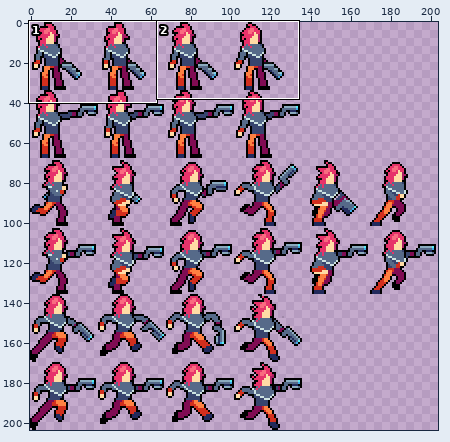
Two versions of one sprite sheet, vs/Project/character.png. Above: a wide view before the commit, with the close-up outlined.
Close-up. Old version:
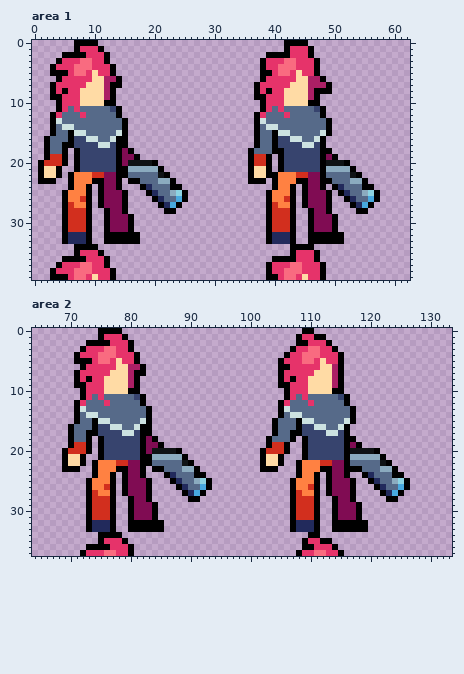
The file is 204x204 pixels. Pixels under 10% opacity are left out. Colours within 5 levels of each other are drawn and written as one. Shown: area 1: x 0..62, y 0..39; area 2: x 64..133, y 0..37.
After:
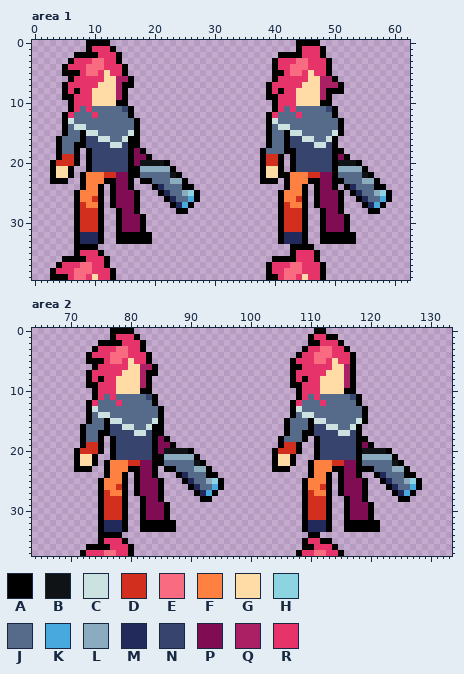
Palette (. is transparent): A #000000  B #0f1315  C #cce2e1  D #d22f1e  E #f96b80  F #ff8142  G #ffdba5  H #8cd4e2  J #566a89  K #48a9df  L #8babbf  M #222a5c  N #37446e  P #800c53  Q #ab1f65  R #e6336a
Change:
Area 1:
y 0: x 7..8 AA -> ..; x 11..12 .. -> AA; x 42..43 AA -> ..; x 46..47 .. -> AA
y 1: x 7..9 ARR -> ..A; x 11..13 A.. -> RRA; x 42..44 ARR -> ..A; x 46..48 A.. -> RRA
y 2: x 5..6 AA -> ..; x 9..10 RR -> AA; x 12..14 A.. -> RRA; x 39..40 AA -> ..; x 43..44 RR -> AA; x 46..48 A.. -> RRA
y 3: x 4..6 ARR -> ..A; x 8..14 EERRA.. -> RREERRA; x 38..40 ARR -> ..A; x 42..45 EERR -> RREE; x 47..49 A.. -> RRA
y 4: x 3..5 ARR -> ..A; x 7..8 EE -> RR; x 10..11 RR -> EE; x 13..15 A.. -> RRA; x 38..42 ARREE -> ..ARR; x 44..45 RR -> EE; x 47..49 A.. -> RRA
y 5: x 3..4 AA -> ..; x 6..10 REERG -> AAREE; x 12..15 RA.. -> GRRA; x 38..44 AAREERG -> ..AAREE; x 46..49 RA.. -> GRRA
y 6: x 4..6 ARR -> ..A; x 10..16 GGQQA.. -> RRGGQQA; x 38..40 ARR -> ..A; x 44..50 GGQQA.. -> RRGGQQA
y 7: x 3..5 ARR -> ..A; x 9..10 GG -> RR; x 12..16 QAA.. -> GGQAA; x 37..39 ARR -> ..A; x 43..44 GG -> RR; x 46..47 QQ -> GG; x 49..51 A.. -> QQA
y 8: x 3..4 AR -> ..; x 7..9 RGG -> ARR; x 12..15 QA.. -> GGQA; x 37..38 AR -> ..; x 41..43 RGG -> ARR; x 46..48 QAA -> GGQ; x 50..51 .. -> AA
y 9: x 3..6 AARR -> ..AA; x 8..9 GG -> RR; x 12..15 QA.. -> GGQA; x 37..40 AARR -> ..AA; x 42..43 GG -> RR; x 46..49 QA.. -> GGQA
y 10: x 4..6 ARR -> ..A; x 8..9 GG -> RR; x 12..15 AA.. -> GGAA; x 38..40 ARR -> ..A; x 42..43 GG -> RR; x 46..49 AA.. -> GGAA
y 11: x 4..6 ARJ -> ..A; x 9 J -> R; x 13..16 NA.. -> JJNA; x 38..40 ARJ -> ..A; x 43 J -> R; x 47..50 NA.. -> JJNA
y 12: x 3..6 ARJJ -> ..AR; x 8 R -> J; x 10 J -> R; x 14..16 A.. -> JJA; x 37..40 ARJJ -> ..AR; x 42 R -> J; x 44 J -> R; x 48..50 A.. -> JJA
y 13: x 3..6 ACJJ -> ..AC; x 15..17 A.. -> JJA; x 37..40 ACJJ -> ..AC; x 49..51 A.. -> JJA
y 14: x 3..8 AJCCJJ -> ..AJCC; x 15..17 A.. -> JJA; x 37..42 AJCCJJ -> ..AJCC; x 49..51 A.. -> JJA
y 15: x 3..10 AJJACCJJ -> ..AJJACC; x 14..17 CA.. -> JJCA; x 37..44 AJJACCJJ -> ..AJJACC; x 48..51 CA.. -> JJCA
y 16: x 2..4 AJJ -> ..A; x 6..17 ANNCCJJCAA.. -> JJANNCCJJCAA; x 37..50 AJJANNCCJJCA.. -> ..AJJANNCCJJCA
y 17: x 2..8 AJJAANN -> ..AJJAA; x 11..17 CCNAA.. -> NNCCNAA; x 37..42 AJJANN -> ..AJJA; x 45..50 CCNA.. -> NNCCNA
y 18: x 2..6 AJJA. -> ..AJJ; x 8..9 NN -> .A; x 14..15 AP -> NN; x 17..18 .. -> PA; x 36..38 AJJ -> ..A; x 40..43 AANN -> JJAA; x 48..51 AA.. -> NNAA
y 19: x 2..6 ADDA. -> ..ADD; x 8..9 NN -> .A; x 14..19 APPA.. -> NNAPPA; x 36..40 ADDA. -> ..ADD; x 42..43 NN -> .A; x 48..49 AP -> NN; x 51..52 .. -> PA
y 20: x 1..3 ADD -> ..A; x 5..6 A. -> DD; x 8..9 NN -> .A; x 14..17 APBB -> NNAP; x 20..22 A.. -> BBA; x 36..40 ADDA. -> ..ADD; x 42..43 NN -> .A; x 48..50 ABB -> NNA; x 52..54 A.. -> BBA
y 21: x 1..9 AGGA..ANN -> ..AGGA..A; x 14..17 AALL -> NNAA; x 21..23 A.. -> LLA; x 36..40 AGGA. -> ..AGG; x 42..43 NN -> .A; x 48..50 ALL -> NNA; x 53..55 A.. -> LLA
y 22: x 1..5 AGGA. -> ..AGG; x 7..8 FF -> .A; x 10..17 DDPPAAJJ -> FFDDPPAA; x 21..24 BA.. -> JJBA; x 36..42 AGGAAFF -> ..AGGAA; x 44..50 DDPPAJJ -> FFDDPPA; x 53..56 BA.. -> JJBA
y 23: x 1..2 AA -> ..; x 4..8 ..AFF -> AA..A; x 10..15 AAPPA. -> FFAAPP; x 17..19 AJJ -> .AA; x 21..25 LLA.. -> JJLLA; x 36..37 AA -> ..; x 39 . -> A; x 41..42 FF -> .A; x 44..51 AAPPAAJJ -> FFAAPPAA; x 53..57 LLA.. -> JJLLA
y 24: x 6..10 AFFA. -> ..AFF; x 12..16 PPA.. -> .APPA; x 18..21 AMJJ -> ..AM; x 23..26 AA.. -> JJAA; x 40..44 AFFA. -> ..AFF; x 46..49 PPA. -> .APP; x 51..53 MJJ -> .AM; x 55..58 AA.. -> JJAA
y 25: x 5..7 AFF -> ..A; x 9..10 A. -> FF; x 12..13 PP -> .A; x 15..17 A.. -> PPA; x 19..27 AMJJLHA.. -> ..AMJJLHA; x 39..41 AFF -> ..A; x 43..44 A. -> FF; x 46..47 PP -> .A; x 49..50 A. -> PP; x 52..59 MJJLHA.. -> .AMJJLHA
y 26: x 5..10 AFFDA. -> ..AFFD; x 12..13 PP -> .A; x 15..17 A.. -> PPA; x 20..27 AMJJKA.. -> ..AMJJKA; x 39..44 AFFDA. -> ..AFFD; x 46..47 PP -> .A; x 49..59 A..AMJJKA.. -> PPA..AMJJKA
y 27: x 5..10 ADFFA. -> ..ADFF; x 12..13 PP -> .A; x 15..17 A.. -> PPA; x 21..26 AMKA.. -> ..AMKA; x 39..44 ADFFA. -> ..ADFF; x 46..47 PP -> .A; x 49..51 A.. -> PPA; x 53..58 AMKA.. -> ..AMKA
y 28: x 5..7 ADD -> ..A; x 9..17 A..APPA.. -> DDA..APPA; x 22..25 AA.. -> ..AA; x 39..41 ADD -> ..A; x 43..51 A..APPA.. -> DDA..APPA; x 54..57 AA.. -> ..AA
y 29..31: x 5..7 ADD -> ..A; x 9..14 A..APP -> DDA..A; x 16..18 A.. -> PPA; x 39..41 ADD -> ..A; x 43..48 A..APP -> DDA..A; x 50..52 A.. -> PPA
y 32..33: x 5..7 AMM -> ..A; x 9..13 A..AA -> MMA..; x 18..19 .. -> AA; x 39..41 AMM -> ..A; x 43..47 A..AA -> MMA..; x 52..53 .. -> AA
Area 2:
y 0: x 75..76 AA -> ..; x 79..80 .. -> AA; x 109..112 AA.. -> ..AA
y 1: x 75..77 ARR -> ..A; x 79..81 A.. -> RRA; x 108..114 ARRAA.. -> ..ARRAA
y 2: x 73..74 AA -> ..; x 77..78 RR -> AA; x 80..82 A.. -> RRA; x 108..111 AARR -> ..AA; x 113..115 A.. -> RRA
y 3: x 72..74 ARR -> ..A; x 76..82 EERRA.. -> RREERRA; x 107..116 ARREERRA.. -> ..ARREERRA
y 4: x 71..73 ARR -> ..A; x 75..76 EE -> RR; x 78..79 RR -> EE; x 81..83 A.. -> RRA; x 106..110 ARREE -> ..ARR; x 112..113 RR -> EE; x 115..117 A.. -> RRA
y 5: x 71..72 AA -> ..; x 74..78 REERG -> AAREE; x 80..83 RA.. -> GRRA; x 105..107 ARR -> ..A; x 109..112 EERG -> RREE; x 114..117 RA.. -> GRRA
y 6: x 72..74 ARR -> ..A; x 78..84 GGQQA.. -> RRGGQQA; x 105..108 AARR -> ..AA; x 112..117 GGQA.. -> RRGGQA
y 7: x 71..73 ARR -> ..A; x 77..78 GG -> RR; x 80..84 QAA.. -> GGQAA; x 105..107 ARR -> ..A; x 111..112 GG -> RR; x 114..117 QA.. -> GGQA
y 8: x 71..72 AR -> ..; x 75..77 RGG -> ARR; x 80..83 QA.. -> GGQA; x 105..106 AR -> ..; x 109..111 RGG -> ARR; x 114..117 QA.. -> GGQA
y 9: x 71..74 AARR -> ..AA; x 76..77 GG -> RR; x 80..83 QA.. -> GGQA; x 105..108 AARR -> ..AA; x 110..111 GG -> RR; x 114..117 QA.. -> GGQA
y 10: x 72..74 ARR -> ..A; x 76..77 GG -> RR; x 80..83 AA.. -> GGAA; x 106..108 ARR -> ..A; x 110..111 GG -> RR; x 114..117 AA.. -> GGAA
y 11: x 72..74 ARJ -> ..A; x 77 J -> R; x 81..84 NA.. -> JJNA; x 106..108 ARJ -> ..A; x 111 J -> R; x 115..118 NA.. -> JJNA
y 12: x 71..74 ARJJ -> ..AR; x 76 R -> J; x 78 J -> R; x 82..84 A.. -> JJA; x 105..108 ARJJ -> ..AR; x 110 R -> J; x 112 J -> R; x 116..118 A.. -> JJA
y 13: x 71..74 ACJJ -> ..AC; x 83..85 A.. -> JJA; x 105..108 ACJJ -> ..AC; x 117..119 A.. -> JJA
y 14: x 71..76 AJCCJJ -> ..AJCC; x 83..85 A.. -> JJA; x 105..110 AJCCJJ -> ..AJCC; x 117..119 A.. -> JJA
y 15: x 71..78 AJJACCJJ -> ..AJJACC; x 82..85 CA.. -> JJCA; x 104..106 AJJ -> ..A; x 108..112 ACCJJ -> JJACC; x 116..119 CA.. -> JJCA
y 16: x 70..72 AJJ -> ..A; x 74..85 ANNCCJJCAA.. -> JJANNCCJJCAA; x 104..106 AJJ -> ..A; x 108..118 ANNCCJJCA.. -> JJANNCCJJCA
y 17: x 70..76 AJJAANN -> ..AJJAA; x 79..85 CCNAA.. -> NNCCNAA; x 104..110 AJJAANN -> ..AJJAA; x 113..118 CCNA.. -> NNCCNA
y 18: x 70..74 AJJA. -> ..AJJ; x 76..77 NN -> .A; x 82..83 AP -> NN; x 85..86 .. -> PA; x 103..105 AJJ -> ..A; x 107..108 A. -> JJ; x 110..111 NN -> .A; x 116..119 AA.. -> NNAA
y 19: x 70..74 ADDA. -> ..ADD; x 76..77 NN -> .A; x 82..87 APPA.. -> NNAPPA; x 103..111 ADDA..ANN -> ..ADDA..A; x 116..117 AP -> NN; x 119..120 .. -> PA
y 20: x 69..71 ADD -> ..A; x 73..74 A. -> DD; x 76..77 NN -> .A; x 82..85 APBB -> NNAP; x 88..90 A.. -> BBA; x 102..104 ADD -> ..A; x 106..111 A..ANN -> DDA..A; x 116..118 ABB -> NNA; x 121..123 A.. -> BBA
y 21: x 69..77 AGGA..ANN -> ..AGGA..A; x 82..85 AALL -> NNAA; x 89..91 A.. -> LLA; x 102..107 AGGA.. -> ..AGGA; x 109..111 ANN -> ..A; x 116..118 ALL -> NNA; x 122..124 A.. -> LLA
y 22: x 69..73 AGGA. -> ..AGG; x 75..76 FF -> .A; x 78..85 DDPPAAJJ -> FFDDPPAA; x 89..92 BA.. -> JJBA; x 102..110 AGGA..AFF -> ..AGGA..A; x 112..118 DDPPAJJ -> FFDDPPA; x 122..125 BA.. -> JJBA
y 23: x 69..70 AA -> ..; x 72..76 ..AFF -> AA..A; x 78..83 AAPPA. -> FFAAPP; x 85..87 AJJ -> .AA; x 89..93 LLA.. -> JJLLA; x 102..103 AA -> ..; x 105..106 .. -> AA; x 108..110 AFF -> ..A; x 112..117 AAPPAA -> FFAAPP; x 119..120 JJ -> AA; x 122..126 LLA.. -> JJLLA
y 24: x 74..78 AFFA. -> ..AFF; x 80..84 PPA.. -> .APPA; x 86..89 AMJJ -> ..AM; x 91..94 AA.. -> JJAA; x 108..112 AFFA. -> ..AFF; x 114..122 PPA..AMJJ -> .APPA..AM; x 124..127 AA.. -> JJAA
y 25: x 73..75 AFF -> ..A; x 77..78 A. -> FF; x 80..81 PP -> .A; x 83..85 A.. -> PPA; x 87..95 AMJJLHA.. -> ..AMJJLHA; x 107..109 AFF -> ..A; x 111..112 A. -> FF; x 114..115 PP -> .A; x 117..128 A..AMJJLHA.. -> PPA..AMJJLHA
y 26: x 73..78 AFFDA. -> ..AFFD; x 80..81 PP -> .A; x 83..85 A.. -> PPA; x 88..95 AMJJKA.. -> ..AMJJKA; x 107..112 AFFDA. -> ..AFFD; x 114..115 PP -> .A; x 117..119 A.. -> PPA; x 121..128 AMJJKA.. -> ..AMJJKA
y 27: x 73..78 ADFFA. -> ..ADFF; x 80..81 PP -> .A; x 83..85 A.. -> PPA; x 89..94 AMKA.. -> ..AMKA; x 107..112 ADFFA. -> ..ADFF; x 114..115 PP -> .A; x 117..119 A.. -> PPA; x 122..127 AMKA.. -> ..AMKA
y 28: x 73..75 ADD -> ..A; x 77..85 A..APPA.. -> DDA..APPA; x 90..93 AA.. -> ..AA; x 107..109 ADD -> ..A; x 111..119 A..APPA.. -> DDA..APPA; x 123..126 AA.. -> ..AA
y 29..31: x 73..75 ADD -> ..A; x 77..82 A..APP -> DDA..A; x 84..86 A.. -> PPA; x 107..109 ADD -> ..A; x 111..116 A..APP -> DDA..A; x 118..120 A.. -> PPA
y 32..33: x 73..75 AMM -> ..A; x 77..81 A..AA -> MMA..; x 86..87 .. -> AA; x 107..109 AMM -> ..A; x 111..115 A..AA -> MMA..; x 120..121 .. -> AA
